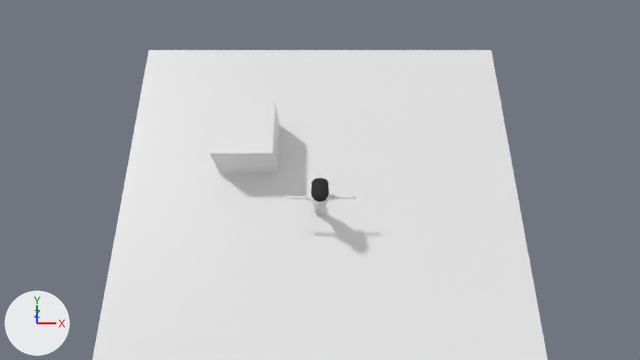
Two versions of the Blender file _lib_player.blend, one commit apart.
Camera for both pictures: the file's camera 'Camera'. The axes (+X, +Y, +Z) are drawn at lower left. The lights are the same throughout.

The scene before the commit, as lines of its bpy script (objects in view):
```python
me_plane = bpy.data.meshes.new('Plane')
me_plane.from_pydata([(-6.78, -6.78, 0.0), (6.78, -6.78, 0.0), (-6.78, 6.78, 0.0), (6.78, 6.78, 0.0)], [], [(0, 1, 3, 2)])
me_player_colision = bpy.data.meshes.new('player_colision')
me_player_colision.from_pydata(...)  # a box spanning x -0.5..0.5, y -0.5..0.5, z -1.0..1.0
me_player_mesh = bpy.data.meshes.new('Player_mesh')
me_player_mesh.from_pydata(...)  # 1964 vertices, 1808 faces; spans x -0.81..0.81, y -0.3..0.26, z 0.0..1.53
# faces by material slot: [1416, 140, 252]
me_player_mesh.materials.append(mat_bodycharacter)  # white #e7e7e7
me_player_mesh.materials.append(mat_cap)  # black #383838
me_player_mesh.materials.append(mat_hear)  # white #e7e7e7
ob_plane = bpy.data.objects.new('Plane', me_plane)
ob_plane.location = (0.0, 0.0, 0.0)
ob_player_colision = bpy.data.objects.new('player_colision', me_player_colision)
ob_player_colision.location = (0.0, 0.0, 1.072)
ob_player_colision.hide_render = True
ob_player_mesh = bpy.data.objects.new('Player_mesh', me_player_mesh)
ob_player_mesh.location = (0.0, 0.0, 0.07)
ob_player_mesh.rotation_euler = (0.0, 0.0, -3.142)  # degrees (0, 0, -180)
ob_player_mesh.scale = (1.4, 1.4, 1.4)
# also in view: 'Cube' at (-2.5, 2.42, 0.61)
```
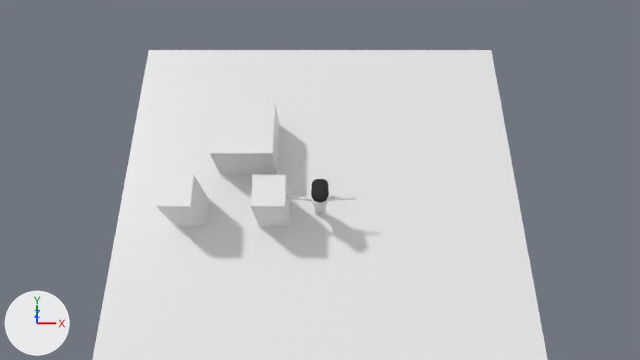
What differs and where, as boxes [x1, y1, x2, y2] in the pictures (640 x 360 px):
'Cube.001', added: after [156, 175, 209, 227]
'Cube.002', added: after [251, 175, 290, 227]
'Player_mesh', moved: before [283, 178, 357, 214]; after [287, 179, 356, 215]

Diff of the bpy script that builds the scene:
```diff
--- a/_lib_player.blend.py
+++ b/_lib_player.blend.py
@@ me_cube_001 @@
+me_cube_001 = me_player_colision.copy(); me_cube_001.name = 'Cube.001'  # the mesh of ob_player_colision
@@ ob_player_mesh @@
 ob_player_mesh = bpy.data.objects.new('Player_mesh', me_player_mesh)
-ob_player_mesh.location = (0.0, 0.0, 0.07)
+ob_player_mesh.location = (0.0, 0.0, 0.0)
 ob_player_mesh.rotation_euler = (0.0, 0.0, -3.142)  # degrees (0, 0, -180)
@@ ob_cube_001 @@
+ob_cube_001 = bpy.data.objects.new('Cube.001', me_cube_001)
+ob_cube_001.location = (-4.31, 0.0, 1.0)
@@ ob_cube_002 @@
+ob_cube_002 = bpy.data.objects.new('Cube.002', me_cube_001)
+ob_cube_002.location = (-1.53, 0.0, 1.0)
```
